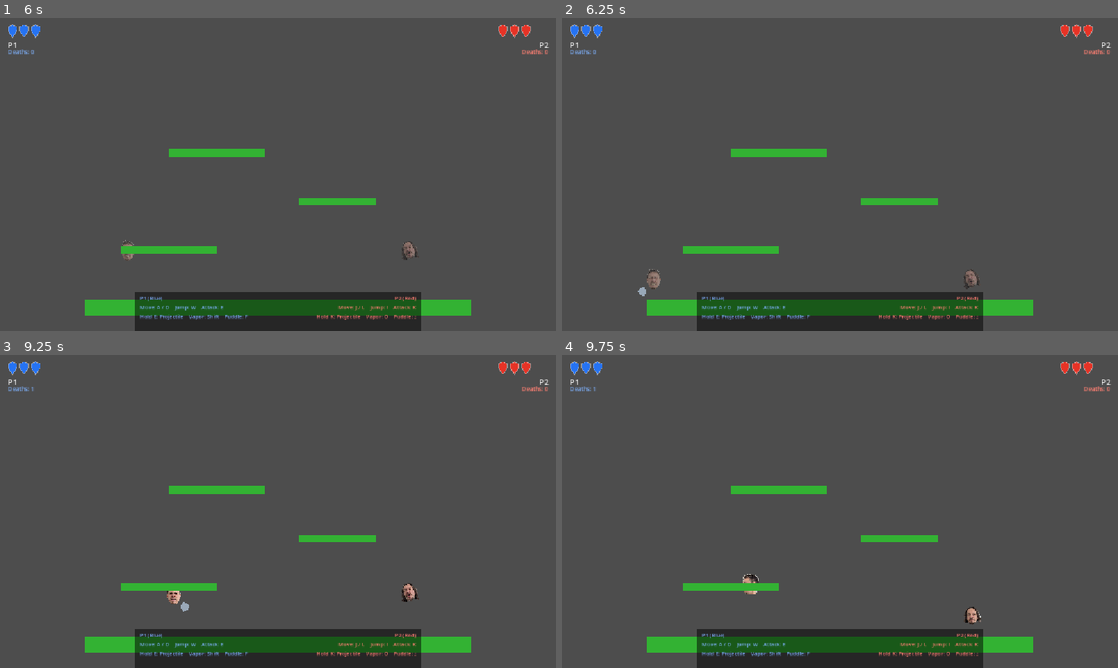
Above: before the commit, frames 1-4 (two rows, left to right).
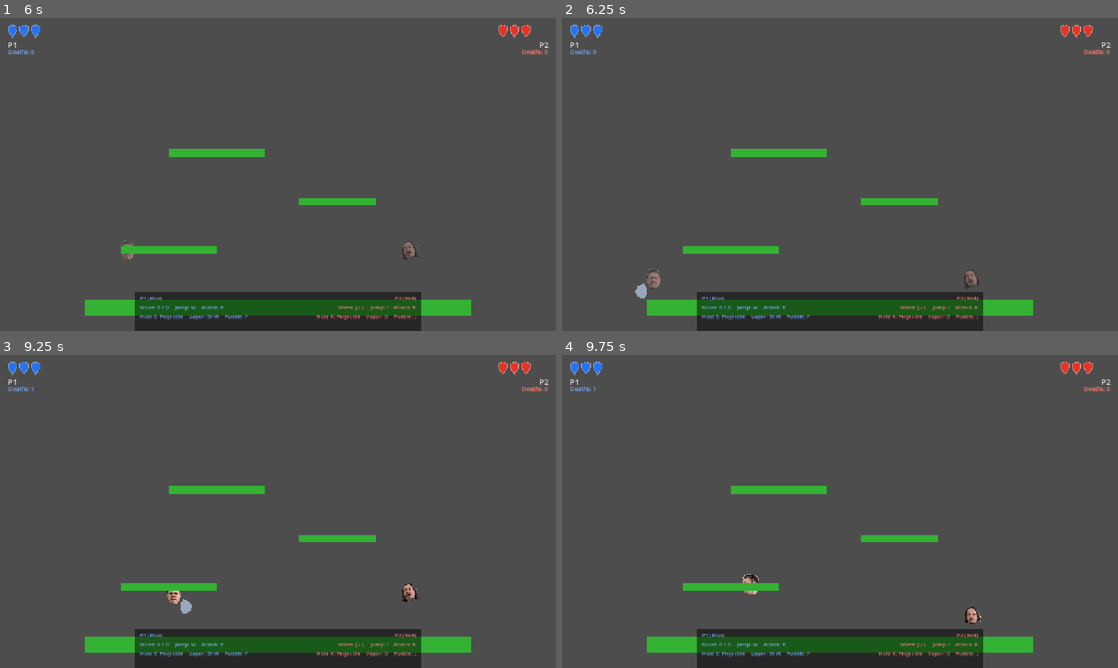
Above: after the commit, the same moments.

Repository: yhovart/smash-hero-rockit
Game: Godot game, scene res://main.tscn
The game is run twice, just before and just after one commit, with the same random seed, the same clock (stepped at 60 frames per second) and the same inputs.
Inputs (mouse positions are in pixels of both pictures, inside the frame that each line leads up to):
- Up to frame 1 (6 s): tap Enter at 0.5, 2.75, 5 s; move the mouse to (400, 158) at 0.52 s; hold D (p1_right) 0.53-2.03 s; tap E (p1_attack) at 0.6, 3.05, 3.6 s; click (400, 158) at 0.67 s; tap W (p1_jump) at 0.77, 1.07, 1.52, 1.82, 2.3, 2.85, 3.02, 3.32, 3.77, 4.07, 4.52, 4.82, 5.3 s; tap F (p1_puddle) at 0.8, 1.35, 3.8, 4.35 s; move the mouse to (166, 190) at 1.27 s; tap Shift (p1_vapor) at 1.55, 2.1, 4.55, 5.1 s; tap Space at 2, 3.5, 5.75 s; move the mouse to (333, 105) at 2.02 s; hold A (p1_left) 2.03-2.78 s; move the mouse to (250, 237) at 2.77 s; hold D (p1_right) 2.78-4.28 s; click (250, 237) at 2.92 s; move the mouse to (444, 221) at 3.52 s; move the mouse to (111, 127) at 4.27 s; hold A (p1_left) 4.28-5.03 s; move the mouse to (305, 174) at 5.02 s; hold D (p1_right) 5.03-5.78 s; click (305, 174) at 5.17 s; move the mouse to (194, 96) at 5.77 s; hold A (p1_left) from 5.78 s (still down); tap K (p2_attack) at 5.85 s
- Up to frame 2 (6.25 s): keep holding A (p1_left); tap W (p1_jump) at 6.02 s; tap E (p1_attack) at 6.05 s
- Up to frame 3 (9.25 s): tap W (p1_jump) at 6.32, 6.77, 7.07, 7.52, 7.82, 8.3, 9.02 s; move the mouse to (400, 495) at 6.52 s; tap J (p2_left) at 6.6 s; tap F (p1_puddle) at 6.8 s; move the mouse to (166, 527) at 7.27 s; release A (p1_left) at 7.28 s; hold D (p1_right) from 7.28 s (still down); tap , (p2_puddle) at 7.35 s; click (166, 527) at 7.42 s; tap Shift (p1_vapor) at 7.55 s; move the mouse to (333, 442) at 8.02 s; tap L (p2_right) at 8.1 s; move the mouse to (250, 574) at 8.77 s; tap O (p2_vapor) at 8.85 s; tap E (p1_attack) at 9.05 s
- Up to frame 4 (9.75 s): tap W (p1_jump) at 9.32 s; move the mouse to (1006, 558) at 9.52 s; release D (p1_right) at 9.53 s; hold A (p1_left) from 9.53 s (still down); tap Space at 9.6 s; click (1006, 558) at 9.67 s

Frame 1 is identical in both runs. In frame 2, less than 0.1% of the frame differs, in the area x 13-16%, y 84-90%; in frame 3, less than 0.1%; in frame 4, nothing differs.

Commit message:
various fixes

Diff:
--- a/main.gd
+++ b/main.gd
@@ -285,12 +285,15 @@
 	print("Connected joypads -> ", ", ".join(names))
 
 	var p1_device: int = connected[0]
-	var p2_device: int = connected[1] if connected.size() > 1 else connected[0]
-
 	_assign_actions_to_device(P1_ACTIONS, p1_device)
-	_assign_actions_to_device(P2_ACTIONS, p2_device)
-
-	print("Mapped P1 to device %d, P2 to device %d" % [p1_device, p2_device])
+
+	if connected.size() > 1:
+		var p2_device: int = connected[1]
+		_assign_actions_to_device(P2_ACTIONS, p2_device)
+		print("Mapped P1 to device %d, P2 to device %d" % [p1_device, p2_device])
+	else:
+		_strip_joypad_events(P2_ACTIONS)
+		print("Mapped P1 to device %d, P2 keyboard only (single gamepad)" % p1_device)
 
 
 func _print_snap_joystick_hint() -> void:
@@ -326,6 +329,15 @@
 		InputMap.action_erase_events(action)
 		for input_event in rebuilt_events:
 			InputMap.action_add_event(action, input_event)
+
+
+func _strip_joypad_events(actions: Array[String]) -> void:
+	for action in actions:
+		var events := InputMap.action_get_events(action)
+		InputMap.action_erase_events(action)
+		for event in events:
+			if not (event is InputEventJoypadButton or event is InputEventJoypadMotion):
+				InputMap.action_add_event(action, event)
 
 
 func _ensure_remote_fallback_bindings() -> void:
@@ -338,14 +350,14 @@
 	_bind_key_if_missing("p1_vapor", KEY_BACKSPACE)
 	_bind_key_if_missing("p1_puddle", KEY_DOWN)
 
-	_bind_joy_button_if_missing("p1_left", JOY_BUTTON_DPAD_LEFT, -1)
-	_bind_joy_button_if_missing("p1_right", JOY_BUTTON_DPAD_RIGHT, -1)
-	_bind_joy_button_if_missing("p1_jump", JOY_BUTTON_A, -1)
-	_bind_joy_button_if_missing("p1_attack", JOY_BUTTON_X, -1)
-	_bind_joy_button_if_missing("p1_vapor", JOY_BUTTON_Y, -1)
-	_bind_joy_button_if_missing("p1_puddle", JOY_BUTTON_B, -1)
-	_bind_joy_motion_if_missing("p1_left", JOY_AXIS_LEFT_X, -1.0, -1)
-	_bind_joy_motion_if_missing("p1_right", JOY_AXIS_LEFT_X, 1.0, -1)
+	_bind_joy_button_if_missing("p1_left", JOY_BUTTON_DPAD_LEFT, 0)
+	_bind_joy_button_if_missing("p1_right", JOY_BUTTON_DPAD_RIGHT, 0)
+	_bind_joy_button_if_missing("p1_jump", JOY_BUTTON_A, 0)
+	_bind_joy_button_if_missing("p1_attack", JOY_BUTTON_X, 0)
+	_bind_joy_button_if_missing("p1_vapor", JOY_BUTTON_Y, 0)
+	_bind_joy_button_if_missing("p1_puddle", JOY_BUTTON_B, 0)
+	_bind_joy_motion_if_missing("p1_left", JOY_AXIS_LEFT_X, -1.0, 0)
+	_bind_joy_motion_if_missing("p1_right", JOY_AXIS_LEFT_X, 1.0, 0)
 
 
 func _bind_key_if_missing(action: String, keycode: Key) -> void:
--- a/player/player.gd
+++ b/player/player.gd
@@ -197,7 +197,7 @@
 
 func _melee_attack() -> void:
 	is_attacking = true
-	attack_timer = 0.25
+	attack_timer = 0.35
 	attack_hitbox.monitoring = true
 	attack_hitbox.position.x = facing * 20.0
 	$AttackVisual.visible = true
@@ -278,8 +278,8 @@
 	avatar.visible = false
 	puddle_body.visible = true
 	puddle_hitbox.monitoring = true
-	collision_shape.position = Vector2(0, 14)
-	collision_shape.shape.radius = 6.0
+	collision_shape.position = Vector2(0, 17)
+	collision_shape.shape.radius = 4.0
 	scale = Vector2(1.0, 1.0)
 
 func _exit_form() -> void:
--- a/player/player.tscn
+++ b/player/player.tscn
@@ -9,7 +9,7 @@
 size = Vector2(48, 10)
 
 [sub_resource type="RectangleShape2D" id="RectangleShape2D_attack"]
-size = Vector2(18, 20)
+size = Vector2(30, 32)
 
 [node name="Player" type="CharacterBody2D"]
 collision_layer = 1
@@ -77,7 +77,7 @@
 visible = false
 position = Vector2(20, 0)
 color = Color(0.8, 0.9, 1.0, 0.6)
-polygon = PackedVector2Array(0, -10, 9, -6, 12, 0, 9, 6, 0, 10, -4, 4, -4, -4)
+polygon = PackedVector2Array(0, -16, 14, -10, 18, 0, 14, 10, 0, 16, -6, 6, -6, -6)
 
 [node name="ChargeVisual" type="Polygon2D" parent="."]
 visible = false
